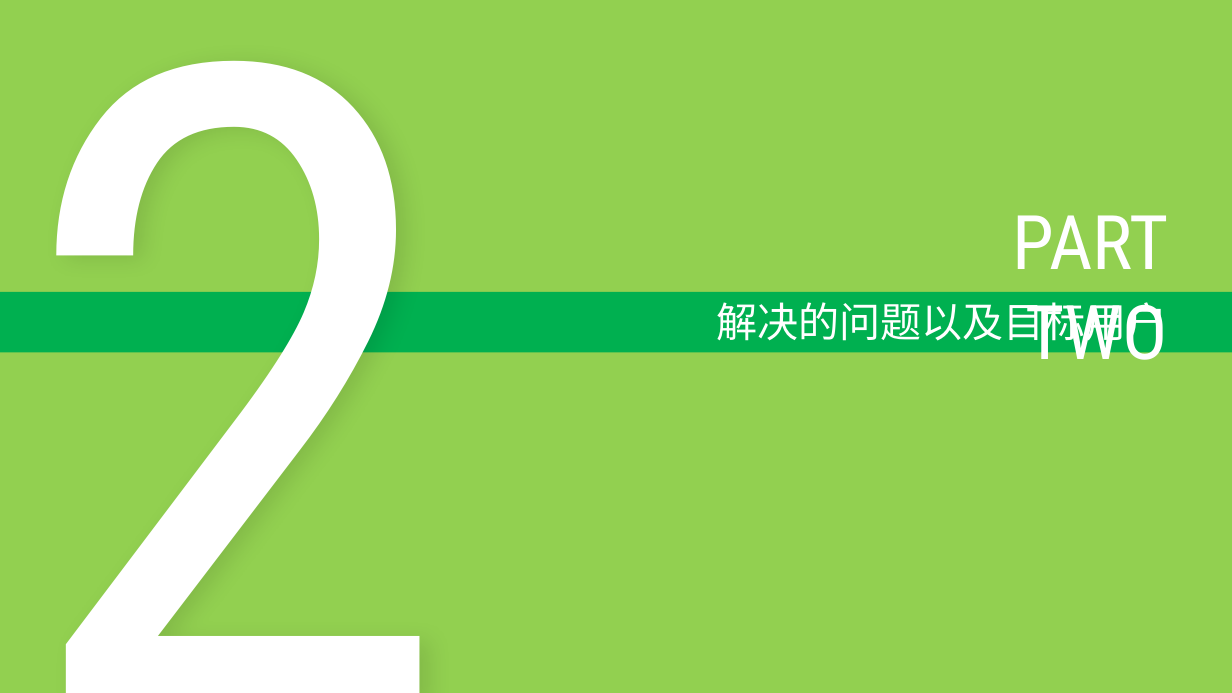
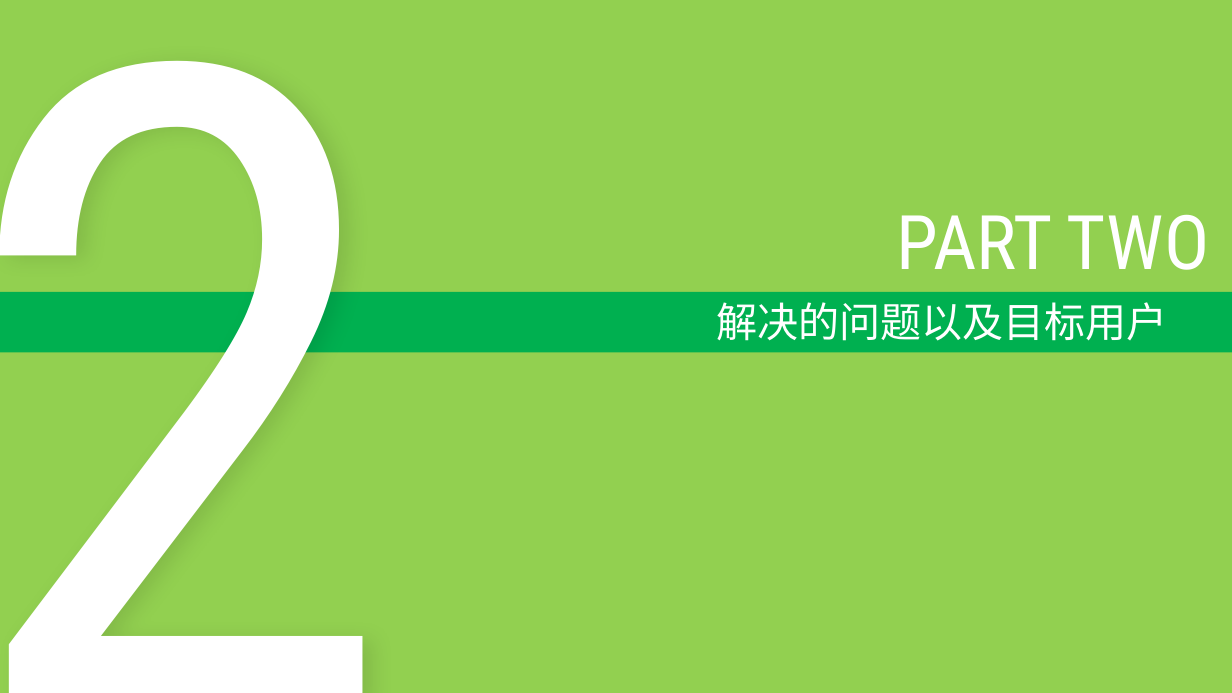
Before and after one commit to Novemser/calabashbrothersfight, a slide deck: slide 5 of presentation.pptx. Drawn at 1232x693 pixels with LibreOffice and Linux fonts; fonts in the diff are those of the drawing. Boxes give left, top, right and bottom in pixels: in the first picture for what was removed or moved away, otherwise in the second. Text is boxed around its words. In the diff, an @@ line names an element or a change of style, - is before the commit and + after.

```diff
--- a/presentation.pptx
+++ b/presentation.pptx
@@ text "2" rewrapped from (x1=4, y1=0, x2=479, y2=693) to (x1=0, y1=0, x2=536, y2=693) @@
@@ text "PART TWO" rewrapped from (x1=1013, y1=215, x2=1169, y2=360) to (x1=896, y1=214, x2=1209, y2=270) @@
@@ text "解决的问题以及目标用户" rewrapped from (x1=716, y1=302, x2=1168, y2=348) to (x1=716, y1=302, x2=1168, y2=341) @@
```
Also in this commit, not shown: 8 other slides changed, 2 slides added, 4 slides removed, 1 other file.
